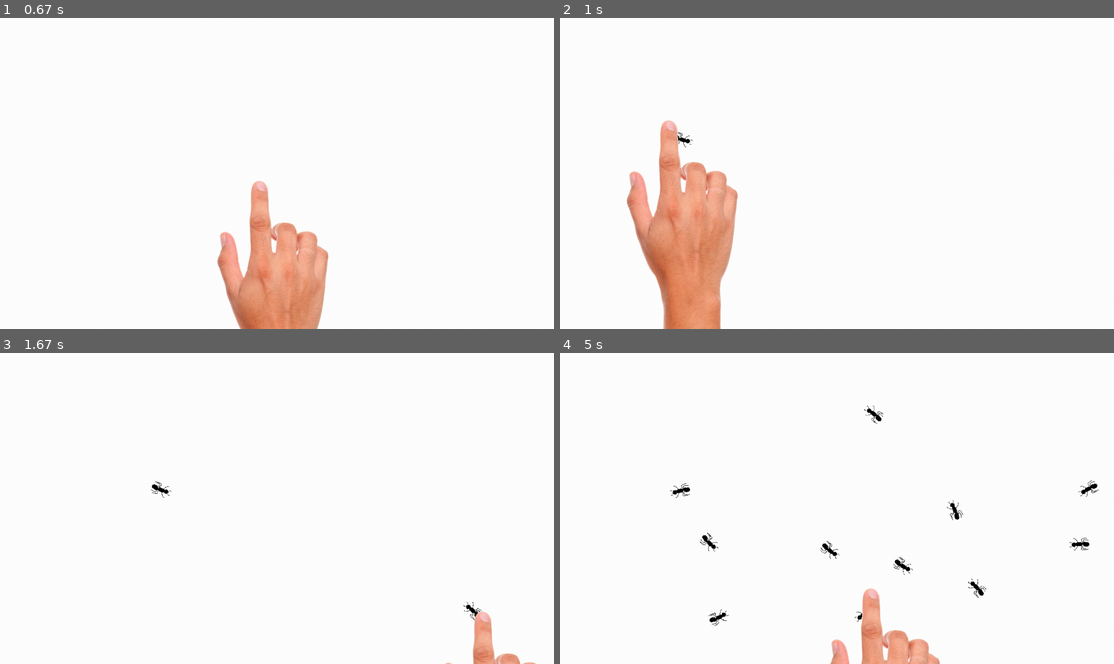
Above: before the commit, frames 1-4 (two rows, left to right).
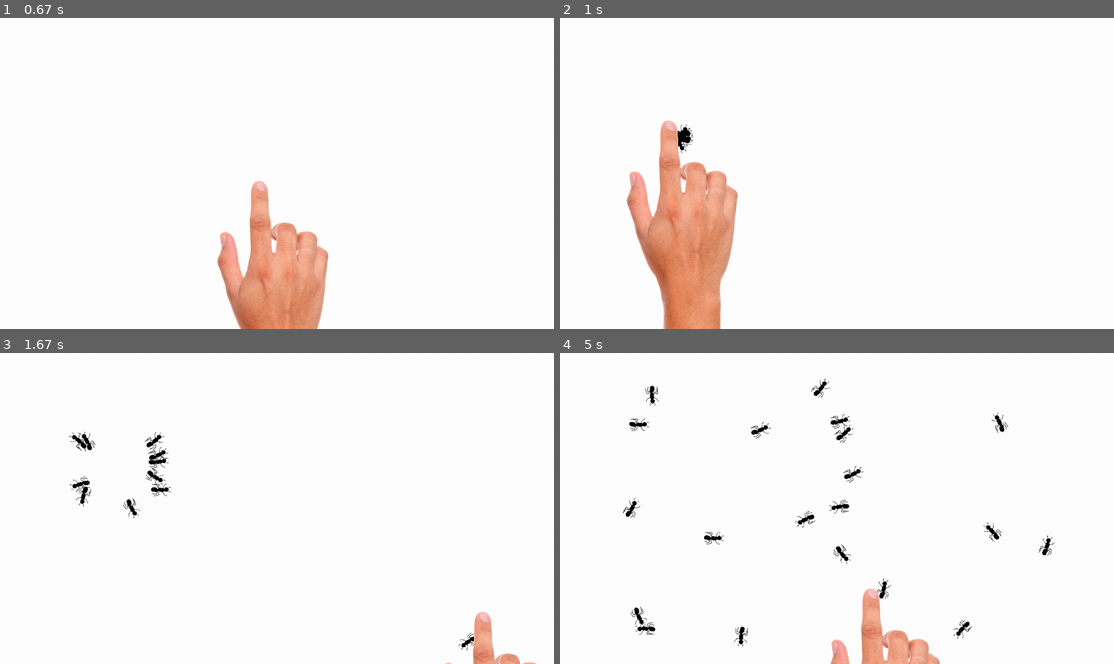
Above: after the commit, the same moments.

Repository: SL-prog/Pygame-Compilation
Game: pygame game, started from fourmiZ.py
Same seed, same stepped clock (60 frames per second), same inputs: the game is played once before the commit and once after it.
Inputs (mouse positions are in pixels of both pictures, inside the frame that each line leads up to):
- Up to frame 1 (0.67 s): hold A from 0.33 s (still down); move the mouse to (254, 185) at 0.37 s
- Up to frame 2 (1 s): release A at 0.8 s; click (665, 126) at 0.88 s
- Up to frame 3 (1.67 s): hold Z 1.17-1.63 s; click (481, 617) at 1.25 s
- Up to frame 4 (5 s): right-click (837, 545) at 1.72 s; click (1047, 626) at 2.05 s; click (947, 483) at 2.38 s; click (1008, 502) at 2.72 s; click (1030, 570) at 3.05 s; click (859, 496) at 3.38 s; click (715, 452) at 3.72 s; click (670, 623) at 4.05 s; click (665, 527) at 4.38 s; click (870, 595) at 4.72 s

Frame 1 is identical in both runs. In frame 2, 0.1% of the frame differs, in the area x 21-25%, y 34-44%; in frame 3, 0.8%; in frame 4, 2.2%, in the area x 11-98%, y 8-95%.

Commit message:
Gestion du nombre de fourmis ajoutées.

Diff:
--- a/fourmiZ.py
+++ b/fourmiZ.py
@@ -127,6 +127,7 @@
 ants = []
 deads = []
 kill_all = False
+nb_add = 1
 
 pygame.mouse.set_visible(False)
 while jeu:
@@ -138,6 +139,10 @@
                 jeu = False
             if event.key == K_r:
                 ants = []
+            if event.key == K_a:
+                nb_add = 10
+            if event.key == K_z:
+                nb_add = 1
         if event.type == MOUSEBUTTONDOWN and event.button == 2:
             kill_all = True
             RHAAA.play()
@@ -153,7 +158,8 @@
                         i.num -= 1
         elif event.type == MOUSEBUTTONDOWN and event.button == 1:
             (x, y) = pygame.mouse.get_pos()
-            ants = ants + [Ant(x,y, fenetre.get_width(),fenetre.get_height(), len(ants))]
+            for i in range(nb_add):
+                ants.append(Ant(x,y, fenetre.get_width(),fenetre.get_height(), len(ants)))
 
     pygame.draw.rect(fenetre, (255,255,255), (0,0,fenetre.get_width(),fenetre.get_height()), 0) #fond
 
